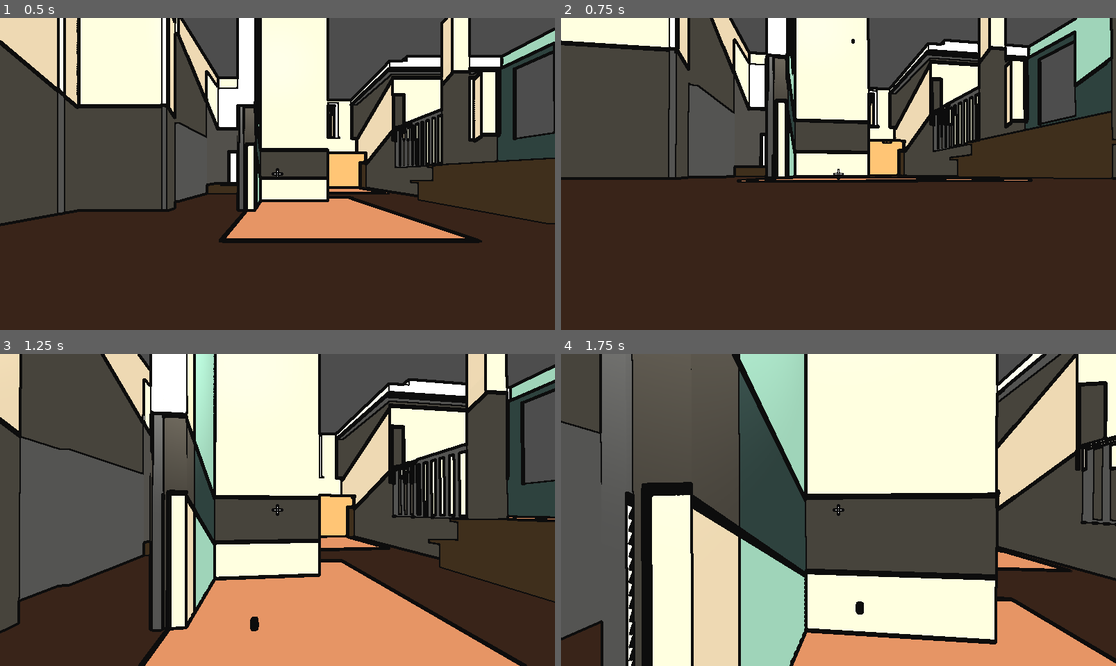
Above: before the commit, frames 1-4 (two rows, left to right).
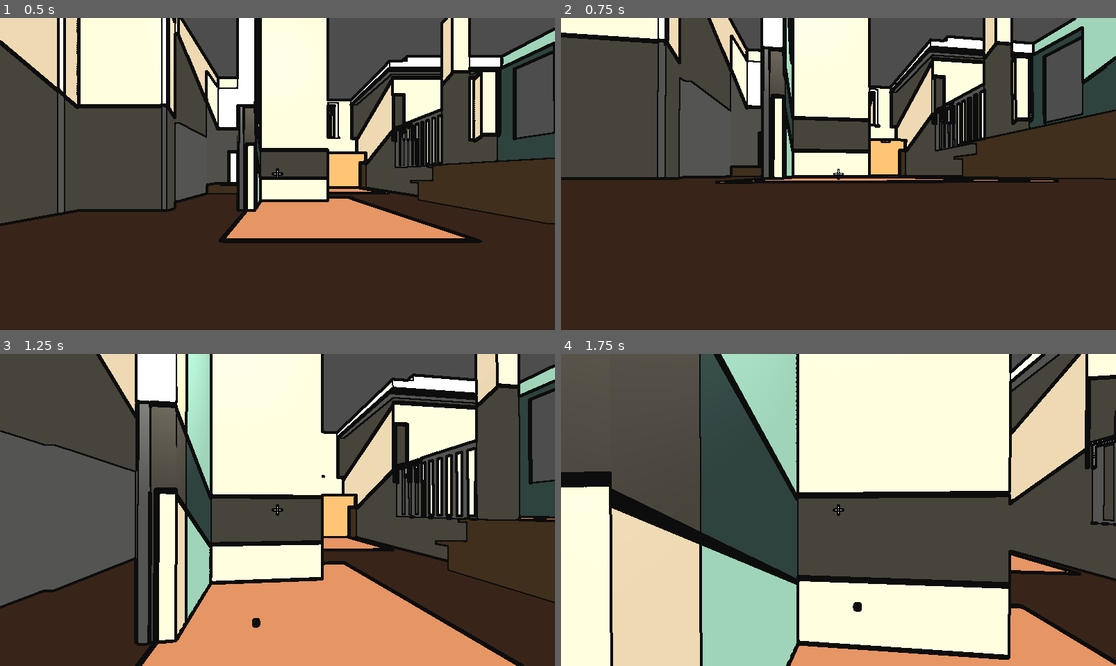
Above: after the commit, the same moments.

Repository: ofurtumi/Games
Game: Godot game, scene res://scenes/Ibud.tscn
Same seed, same stepped clock (60 frames per second), same inputs: the game is played once before the commit and once after it.
Inputs (mouse positions are in pixels of both pictures, inside the frame that each line leads up to):
- Up to frame 1 (0.5 s): no input
- Up to frame 2 (0.75 s): tap Enter at 0.5 s; move the mouse to (866, 174) at 0.52 s; hold W (move_forward) from 0.53 s (still down); tap F at 0.6 s; click (866, 174) at 0.67 s
- Up to frame 3 (1.25 s): keep holding W (move_forward); tap Space (jump) at 0.77 s
- Up to frame 4 (1.75 s): keep holding W (move_forward); move the mouse to (810, 510) at 1.27 s; tap F at 1.35 s; tap Space (jump) at 1.52 s

Frame 1 is identical in both runs. In frame 2, 10% of the frame differs, in the area x 0-100%, y 0-54%; in frame 3, 19%; in frame 4, 37%, in the area x 0-100%, y 0-100%.

Commit message:
change the way speed is calculated

Diff:
--- a/Ibud/scripts/Player.gd
+++ b/Ibud/scripts/Player.gd
@@ -66,9 +66,8 @@
 
 
 	var dir = Vector2(x, z)
-	if dir.length() > 0:
-		var speed = walk_speed * (grapple_move_fraction if is_grappling else 1.0)
-		dir = dir.normalized() * speed
+	if dir.length() > 0 and not is_grappling:
+		dir = dir.normalized() * walk_speed
 		var angle_rad = deg_to_rad(rotation_y)
 		velocity.x = dir.y * sin(angle_rad) + dir.x * cos(angle_rad)
 		velocity.z = dir.y * cos(angle_rad) - dir.x * sin(angle_rad)
@@ -98,8 +97,9 @@
 			velocity += (to_point / distance) * force * delta
 
 	move_and_slide()
-	velocity.x = lerp(velocity.x, 0.0, 1.0 - pow(0.8, delta * 60)) # maybe break 60 out into a variable for tuning
-	velocity.z = lerp(velocity.z, 0.0, 1.0 - pow(0.8, delta * 60)) # maybe break 60 out into a variable for tuning
+	if not is_grappling:
+		velocity.x = lerp(velocity.x, 0.0, 1.0 - pow(0.8, delta * 60))
+		velocity.z = lerp(velocity.z, 0.0, 1.0 - pow(0.8, delta * 60))
 
 func _input(event):
 	if event is InputEventMouseMotion:
